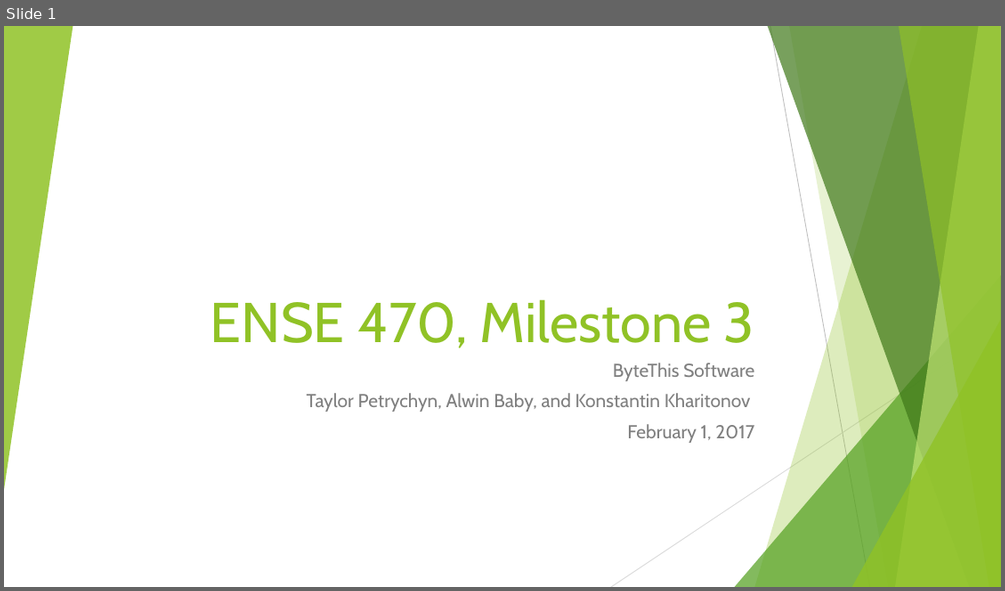
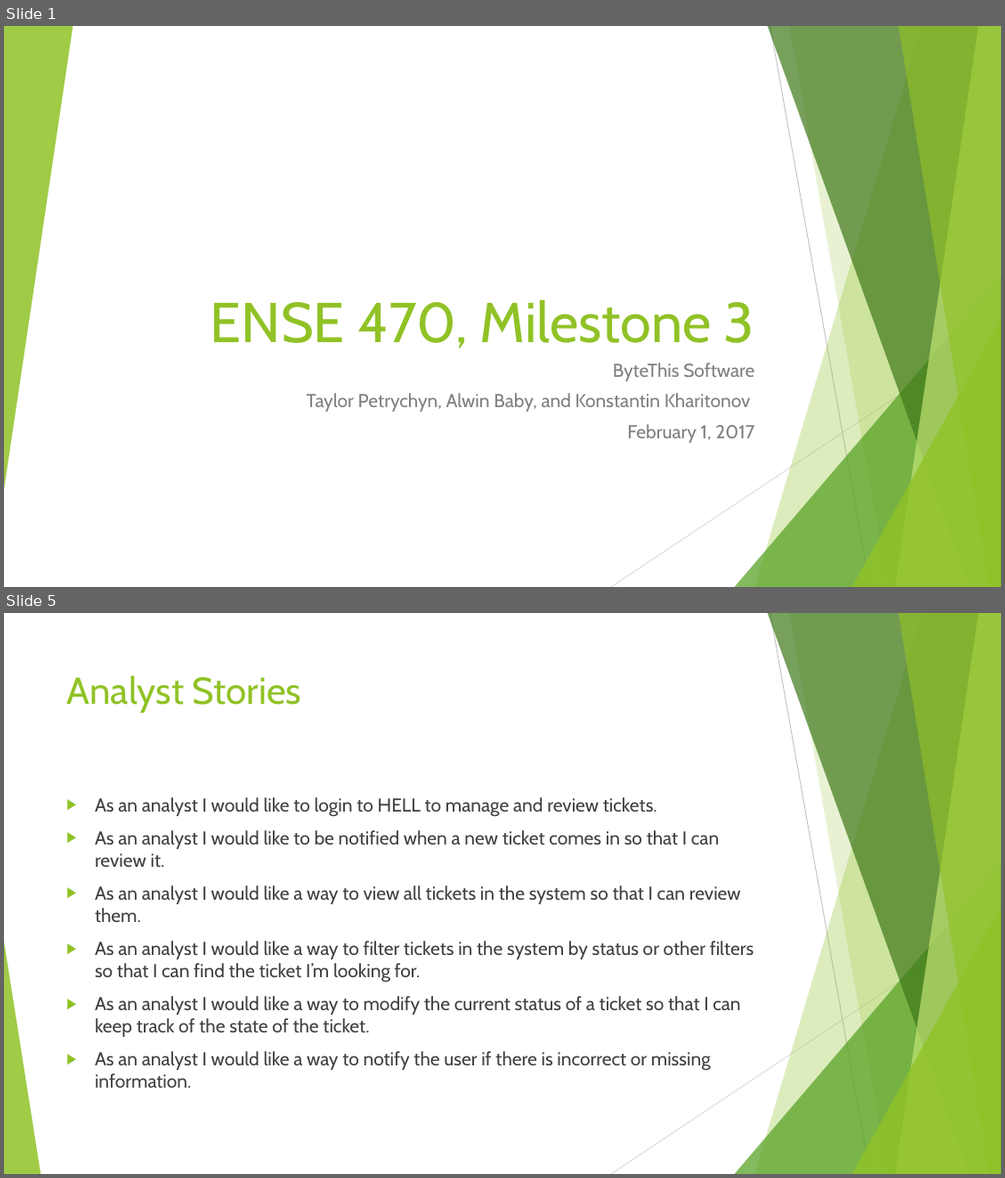
Before and after one commit to Konnie789/ENSE-470, a slide deck: Milestone 3/Milestone 3.ppt. Shown one above the other, each under a label of ours: slide 1 before the commit, slides 1 and 5 after it; the slides between them are not shown. The pictures are 1005x591 and 1005x1178 pixels, drawn with LibreOffice and Linux fonts; fonts in the diff are those of the drawing. Boxes give left, top, right and bottom in pixels: in the first picture for what was removed or moved away, otherwise in the second. Text is boxed around its words. In the diff, an @@ line names an element or a change of style, - is before the commit and + after.

Commit message:
Added user stories slides

```diff
--- a/Milestone 3/Milestone 3.ppt
+++ b/Milestone 3/Milestone 3.ppt
@@ slide 5 added at (4,613,1001,1174), background #FFFFFF; not listed: 9 template elements that a slide beside it also shows @@
@@ title added at (67,675,301,713), 36 pt, text #90C226 @@
+Analyst Stories
@@ text added at (95,797,753,1087), 18 pt, text #404040 @@
+▶ As an analyst I would like to login to HELL to manage and review tickets.
+▶ As an analyst I would like to be notified when a new ticket comes in so that I can review it.
+▶ As an analyst I would like a way to view all tickets in the system so that I can review them.
+▶ As an analyst I would like a way to filter tickets in the system by status or other filters so that I can find the ticket I’m looking for.
+▶ As an analyst I would like a way to modify the current status of a ticket so that I can keep track of the state of the ticket.
+▶ As an analyst I would like a way to notify the user if there is incorrect or missing information.
@@ triangle added at (4,941,40,1174), fill #90C226 at 85% opacity @@
```
Also in this commit, not shown: 3 other slides added.
